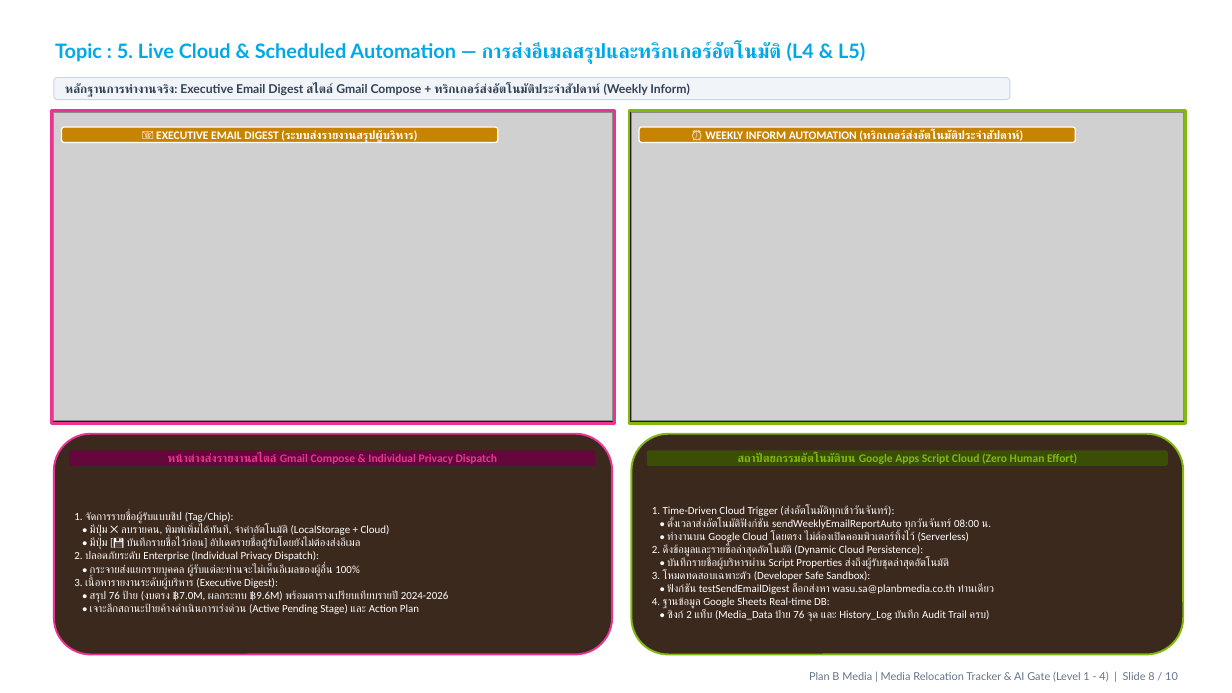
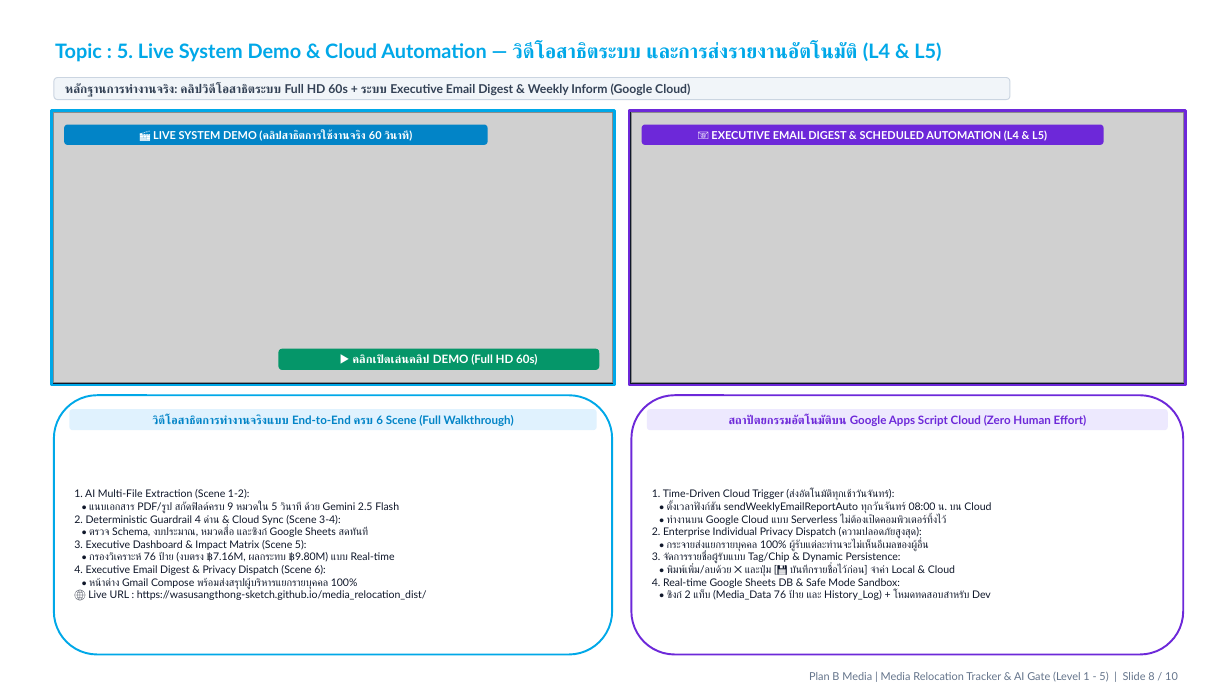
Before and after one commit to wasusangthong-sketch/media_relocation_dist, a slide deck: slide 8 of AI_Gate_Committee_Presentation_10slides.pptx. Drawn at 1232x693 pixels with LibreOffice and Linux fonts; fonts in the diff are those of the drawing; grey boxes stand for pictures; background and template pictures are left out. Boxes give left, top, right and bottom in pixels: in the first picture for what was removed or moved away, otherwise in the second. Text is boxed around its words. In the diff, an @@ line names an element or a change of style, - is before the commit and + after.

Commit message:
Restore Live Demo Video player prominently on Slide 8 alongside Executive Email Digest and Weekly Automation

```diff
--- a/AI_Gate_Committee_Presentation_10slides.pptx
+++ b/AI_Gate_Committee_Presentation_10slides.pptx
@@ title at (x1=55, y1=42, x2=941, y2=62): text changed @@
-Topic : 5. Live Cloud & Scheduled Automation — การส่งอีเมลสรุปและทริกเกอร์อัตโนมัติ (L4 & L5)
+Topic : 5. Live System Demo & Cloud Automation — วิดีโอสาธิตระบบ และการส่งรายงานอัตโนมัติ (L4 & L5)
@@ text in rounded rectangle at (x1=65, y1=83, x2=690, y2=97): text changed @@
-หลักฐานการทำงานจริง: Executive Email Digest สไตล์ Gmail Compose + ทริกเกอร์ส่งอัตโนมัติประจำสัปดาห์ (Weekly Inform)
+หลักฐานการทำงานจริง: คลิปวิดีโอสาธิตระบบ Full HD 60s + ระบบ Executive Email Digest & Weekly Inform (Google Cloud)
@@ rectangle resized from (x1=52, y1=110, x2=616, y2=423) to (x1=52, y1=110, x2=616, y2=384) @@
@@ rectangle at (x1=52, y1=110, x2=616, y2=384): fill #2A170F to #0F172A; outline #EA3393 2 pt to #00A8E8 2 pt @@
@@ picture resized from (x1=54, y1=113, x2=612, y2=421) to (x1=54, y1=113, x2=612, y2=383) @@
@@ rectangle resized from (x1=629, y1=110, x2=1187, y2=423) to (x1=629, y1=110, x2=1187, y2=384) @@
@@ rectangle at (x1=629, y1=110, x2=1187, y2=384): fill #2A170F to #0F172A; outline #81B910 2 pt to #6D28D9 2 pt @@
@@ picture resized from (x1=631, y1=113, x2=1183, y2=421) to (x1=631, y1=113, x2=1183, y2=383) @@
@@ rounded rectangle removed at (x1=62, y1=127, x2=498, y2=142) @@
-📧 EXECUTIVE EMAIL DIGEST (ระบบส่งรายงานสรุปผู้บริหาร)
@@ rounded rectangle added at (x1=64, y1=125, x2=487, y2=145), fill #0284C7, 8.5 pt, text #FFFFFF, bold @@
+🎬 LIVE SYSTEM DEMO (คลิปสาธิตการใช้งานจริง 60 วินาที)
@@ rounded rectangle removed at (x1=640, y1=127, x2=1076, y2=142) @@
-⏰ WEEKLY INFORM AUTOMATION (ทริกเกอร์ส่งอัตโนมัติประจำสัปดาห์)
@@ rounded rectangle added at (x1=641, y1=125, x2=1104, y2=145), fill #6D28D9, 8.5 pt, text #FFFFFF, bold @@
+📧 EXECUTIVE EMAIL DIGEST & SCHEDULED AUTOMATION (L4 & L5)
@@ rounded rectangle added at (x1=278, y1=348, x2=599, y2=370), fill #059669, 9 pt, text #FFFFFF, bold @@
+▶ คลิกเปิดเล่นคลิป DEMO (Full HD 60s)
@@ rounded rectangle resized from (x1=54, y1=433, x2=612, y2=654) to (x1=54, y1=396, x2=612, y2=655) @@
@@ rounded rectangle at (x1=54, y1=396, x2=612, y2=655): fill #3B291E to #FFFFFF; outline #EA3393 1.5 pt to #00A8E8 1.5 pt @@
@@ rounded rectangle added at (x1=69, y1=409, x2=597, y2=431), fill #E0F2FE, 9 pt, text #0284C7, bold @@
+วิดีโอสาธิตการทำงานจริงแบบ End-to-End ครบ 6 Scene (Full Walkthrough)
@@ rounded rectangle resized from (x1=631, y1=433, x2=1183, y2=654) to (x1=631, y1=396, x2=1183, y2=655) @@
@@ rounded rectangle at (x1=631, y1=396, x2=1183, y2=655): fill #3B291E to #FFFFFF; outline #81B910 1.5 pt to #6D28D9 1.5 pt @@
@@ rounded rectangle "สถาปัตยกรรมอัตโนมัติบน Google Apps Script Cloud ..." resized from (x1=647, y1=450, x2=1168, y2=466) to (x1=647, y1=409, x2=1168, y2=431) @@
@@ rounded rectangle "สถาปัตยกรรมอัตโนมัติบน Google Apps Script Cloud ..." at (x1=647, y1=409, x2=1168, y2=431): font Calibri to Lato, text colour #81B910 to #6D28D9; fill #3B4E06 to #EDE9FE @@
@@ rounded rectangle removed at (x1=69, y1=450, x2=595, y2=466) @@
-หน้าต่างส่งรายงานสไตล์ Gmail Compose & Individual Privacy Dispatch
@@ text added at (x1=74, y1=489, x2=427, y2=600), 8.2 pt, text #0F172A @@
+1. AI Multi-File Extraction (Scene 1-2):
+• แนบเอกสาร PDF/รูป สกัดฟิลด์ครบ 9 หมวดใน 5 วินาที ด้วย Gemini 2.5 Flash
+2. Deterministic Guardrail 4 ด่าน & Cloud Sync (Scene 3-4):
+• ตรวจ Schema, งบประมาณ, หมวดสื่อ และซิงก์ Google Sheets สดทันที
+3. Executive Dashboard & Impact Matrix (Scene 5):
+• กรองวิเคราะห์ 76 ป้าย (งบตรง ฿7.16M, ผลกระทบ ฿9.80M) แบบ Real-time
+4. Executive Email Digest & Privacy Dispatch (Scene 6):
+• หน้าต่าง Gmail Compose พร้อมส่งสรุปผู้บริหารแยกรายบุคคล 100%
+🌐 Live URL : https://wasusangthong-sketch.github.io/media_relocation_dist/
@@ text "1. Time-Driven Cloud Trigger (ส่งอัตโนมัติทุกเช้าวันจันทร์):" moved from (x1=652, y1=505, x2=995, y2=621) to (x1=652, y1=489, x2=991, y2=600) @@
@@ text at (x1=652, y1=502, x2=991, y2=600): text changed; size 8.5 to 8.2 pt; font Calibri to Lato; text colour #FFFFFF to #0F172A @@
-• ตั้งเวลาส่งอัตโนมัติฟังก์ชัน sendWeeklyEmailReportAuto ทุกวันจันทร์ 08:00 น.
-• ทำงานบน Google Cloud โดยตรง ไม่ต้องเปิดคอมพิวเตอร์ทิ้งไว้ (Serverless)
-2. ดึงข้อมูลและรายชื่อล่าสุดอัตโนมัติ (Dynamic Cloud Persistence):
-• บันทึกรายชื่อผู้บริหารผ่าน Script Properties ส่งถึงผู้รับชุดล่าสุดอัตโนมัติ
-3. โหมดทดสอบเฉพาะตัว (Developer Safe Sandbox):
-• ฟังก์ชัน testSendEmailDigest ล็อกส่งหา wasu.sa@planbmedia.co.th ท่านเดียว
-4. ฐานข้อมูล Google Sheets Real-time DB:
-• ซิงก์ 2 แท็บ (Media_Data ป้าย 76 จุด และ History_Log บันทึก Audit Trail ครบ)
+• ตั้งเวลาฟังก์ชัน sendWeeklyEmailReportAuto ทุกวันจันทร์ 08:00 น. บน Cloud
+• ทำงานบน Google Cloud แบบ Serverless ไม่ต้องเปิดคอมพิวเตอร์ทิ้งไว้
+2. Enterprise Individual Privacy Dispatch (ความปลอดภัยสูงสุด):
+• กระจายส่งแยกรายบุคคล 100% ผู้รับแต่ละท่านจะไม่เห็นอีเมลของผู้อื่น
+3. จัดการรายชื่อผู้รับแบบ Tag/Chip & Dynamic Persistence:
+• พิมพ์เพิ่ม/ลบด้วย ✕ และปุ่ม [💾 บันทึกรายชื่อไว้ก่อน] จำค่า Local & Cloud
+4. Real-time Google Sheets DB & Safe Mode Sandbox:
+• ซิงก์ 2 แท็บ (Media_Data 76 ป้าย และ History_Log) + โหมดทดสอบสำหรับ Dev
@@ text at (x1=652, y1=489, x2=894, y2=500): size 8.5 to 8.2 pt, font Calibri to Lato, text colour #FFFFFF to #0F172A in "1. Time-Driven Cloud Trigger (ส่งอัตโนมัติทุกเช้าวันจันทร์):" @@
@@ text removed at (x1=74, y1=512, x2=449, y2=614) @@
-1. จัดการรายชื่อผู้รับแบบชิป (Tag/Chip):
-• มีปุ่ม ✕ ลบรายคน, พิมพ์เพิ่มได้ทันที, จำค่าอัตโนมัติ (LocalStorage + Cloud)
-• มีปุ่ม [💾 บันทึกรายชื่อไว้ก่อน] อัปเดตรายชื่อผู้รับโดยยังไม่ต้องส่งอีเมล
-2. ปลอดภัยระดับ Enterprise (Individual Privacy Dispatch):
-• กระจายส่งแยกรายบุคคล ผู้รับแต่ละท่านจะไม่เห็นอีเมลของผู้อื่น 100%
-3. เนื้อหารายงานระดับผู้บริหาร (Executive Digest):
-• สรุป 76 ป้าย (งบตรง ฿7.0M, ผลกระทบ ฿9.6M) พร้อมตารางเปรียบเทียบรายปี 2024-2026
-• เจาะลึกสถานะป้ายค้างดำเนินการเร่งด่วน (Active Pending Stage) และ Action Plan
@@ text at (x1=809, y1=672, x2=1178, y2=682): text changed @@
-Plan B Media | Media Relocation Tracker & AI Gate (Level 1 - 4) | Slide 8 / 10
+Plan B Media | Media Relocation Tracker & AI Gate (Level 1 - 5) | Slide 8 / 10
```
Also in this commit, not shown: 6 other slides changed, 1 other file.
